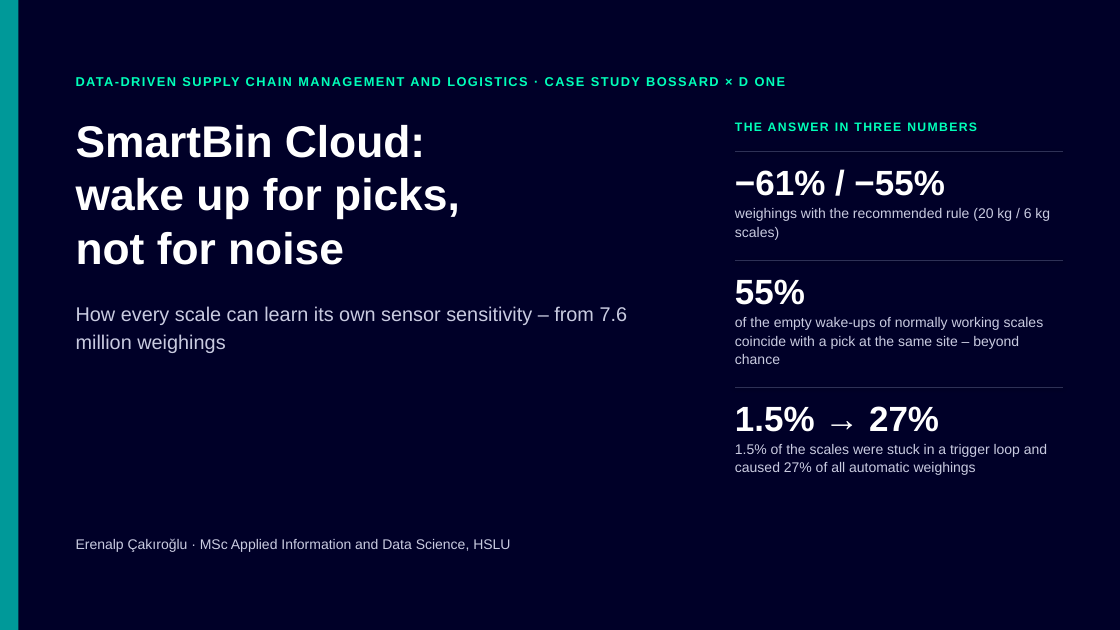
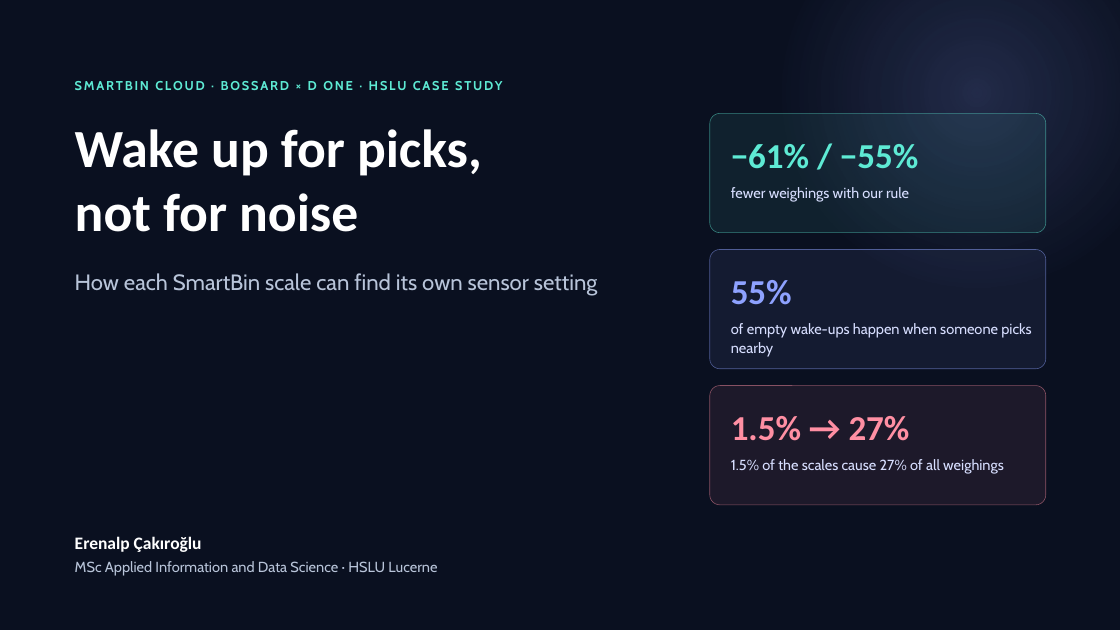
Before and after one commit to erenalpckroglu/smartbin-sensor-optimization, a slide deck: slide 1 of presentation/SmartBin – CTO presentation.pptx. Drawn at 1120x630 pixels with LibreOffice and Linux fonts; fonts in the diff are those of the drawing. Boxes give left, top, right and bottom in pixels: in the first picture for what was removed or moved away, otherwise in the second. Text is boxed around its words. In the diff, an @@ line names an element or a change of style, - is before the commit and + after.

```diff
--- a/presentation/SmartBin – CTO presentation.pptx
+++ b/presentation/SmartBin – CTO presentation.pptx
@@ background #000028 to #0A1020 @@
@@ rectangle removed at bbox=[0, 0, 18, 630] @@
@@ rectangle added at bbox=[642, 0, 1120, 373], fill gradient #8EA2FF @@
@@ text at bbox=[75, 81, 502, 90]: text changed; font Arial to Cabin; text colour #00FFB9 to #5EEAD4 @@
-DATA-DRIVEN SUPPLY CHAIN MANAGEMENT AND LOGISTICS · CASE STUDY BOSSARD × D ONE
+SMARTBIN CLOUD · BOSSARD × D ONE · HSLU CASE STUDY
@@ rounded rectangle added at bbox=[710, 113, 1046, 233], fill #5EEAD4 at 8% opacity, outline #5EEAD4 0.5 pt @@
@@ text at bbox=[75, 129, 482, 176]: text changed; size 38 to 46 pt; font Arial to Calibri @@
-SmartBin Cloud:
-wake up for picks,
+Wake up for picks,
@@ text "−61% / −55%": place and size @@
-text "−61% / −55%" at bbox=[735, 170, 944, 196]
+text "−61% / −55%" at bbox=[731, 144, 918, 169]
@@ text "−61% / −55%" at bbox=[731, 144, 918, 169]: font Arial to Calibri, text colour #FFFFFF to #5EEAD4; line spacing 0.95 to 1.12 @@
@@ text removed at bbox=[735, 122, 977, 131] @@
-THE ANSWER IN THREE NUMBERS
@@ line removed from (735, 151) to (1063, 151) @@
@@ text at bbox=[75, 193, 358, 232]: size 38 to 46 pt, font Arial to Calibri in "not for noise" @@
@@ text at bbox=[731, 187, 909, 202]: text changed; size 12 to 12.5 pt; font Arial to Cabin; text colour #C9CBE0 to #D7DEFF @@
-weighings with the recommended rule (20 kg / 6 kg scales)
+fewer weighings with our rule
@@ rounded rectangle added at bbox=[710, 250, 1046, 369], fill #8EA2FF at 8% opacity, outline #8EA2FF 0.5 pt @@
@@ text "55%" at bbox=[731, 280, 792, 305]: font Arial to Calibri, text colour #FFFFFF to #8EA2FF; line spacing 0.95 to 1.12 @@
@@ line removed from (735, 260) to (1063, 260) @@
@@ text at bbox=[75, 273, 597, 296]: text changed; size 17 to 19 pt; font Arial to Cabin; text colour #C9CBE0 to #B8C4D9 @@
-How every scale can learn its own sensor sensitivity – from 7.6 million weighings
+How each SmartBin scale can find its own sensor setting
@@ text at bbox=[731, 323, 1031, 357]: text changed; size 12 to 12.5 pt; font Arial to Cabin; text colour #C9CBE0 to #D7DEFF @@
-of the empty wake-ups of normally working scales coincide with a pick at the same site – beyond chance
+of empty wake-ups happen when someone picks nearby
@@ rounded rectangle added at bbox=[710, 386, 1046, 505], fill #FF8FA3 at 8% opacity, outline #FF8FA3 0.5 pt @@
@@ line removed from (735, 387) to (1063, 387) @@
@@ text "1.5% → 27%" at bbox=[731, 416, 910, 441]: font Arial to Calibri, text colour #FFFFFF to #FF8FA3; line spacing 0.95 to 1.12 @@
@@ text at bbox=[731, 459, 1004, 474]: text changed; size 12 to 12.5 pt; font Arial to Cabin; text colour #C9CBE0 to #D7DEFF @@
-1.5% of the scales were stuck in a trigger loop and caused 27% of all automatic weighings
+1.5% of the scales cause 27% of all weighings
@@ text at bbox=[75, 536, 202, 552]: text changed; size 12 to 15 pt; font Arial to Calibri; text colour #C9CBE0 to #FFFFFF; bold on @@
-Erenalp Çakıroğlu · MSc Applied Information and Data Science, HSLU
+Erenalp Çakıroğlu
@@ text added at bbox=[75, 561, 437, 576], 12.5 pt, text #B8C4D9 @@
+MSc Applied Information and Data Science · HSLU Lucerne
```
Also in this commit, not shown: 6 other slides changed, 17 slides added, 18 slides removed, 19 other files.
